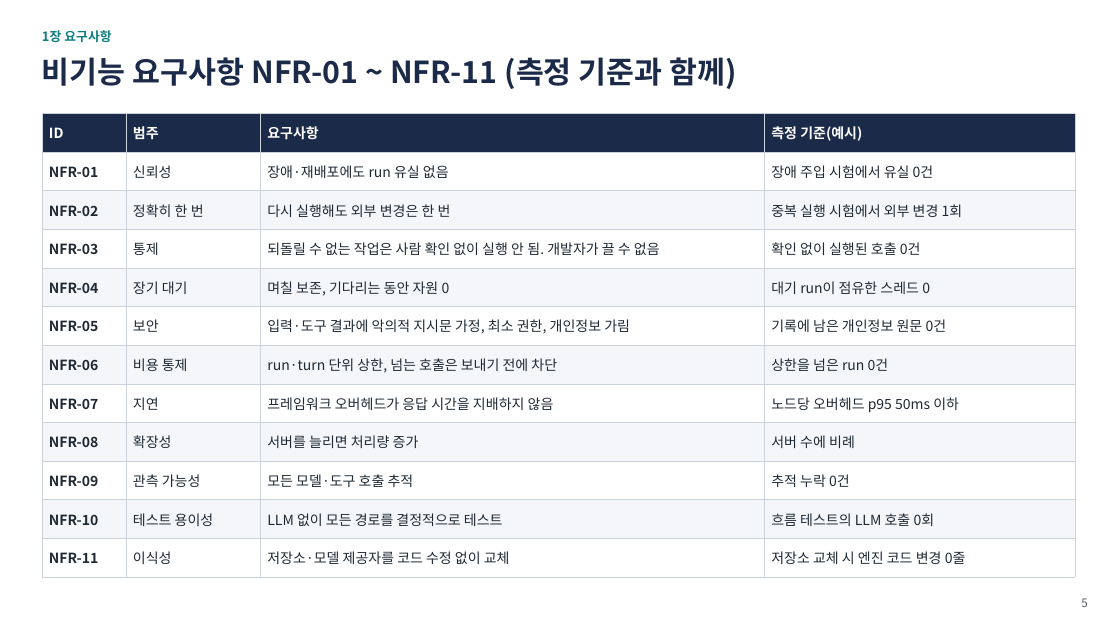
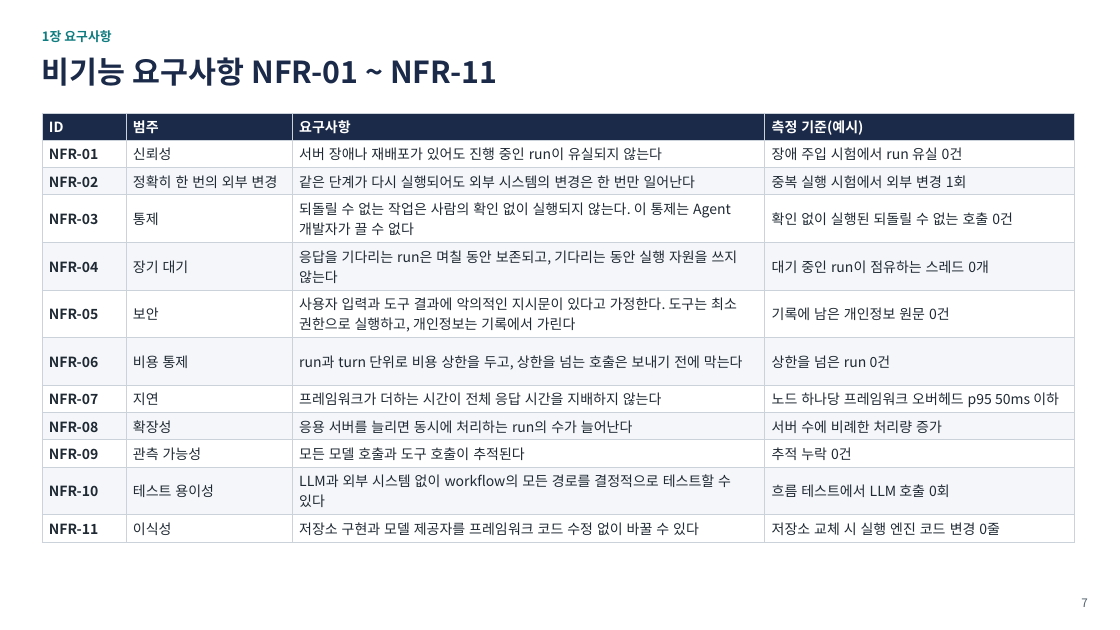
Before and after one commit to iwindfree/ai-agent-framework-architecture, a slide deck: slide 7 of AI_Agent_Workflow_Framework_Summary.pptx (slide 5 before the commit). Drawn at 1120x630 pixels with LibreOffice and Linux fonts; fonts in the diff are those of the drawing. Boxes give left, top, right and bottom in pixels: in the first picture for what was removed or moved away, otherwise in the second. Text is boxed around its words. In the diff, an @@ line names an element or a change of style, - is before the commit and + after.

```diff
--- a/AI_Agent_Workflow_Framework_Summary.pptx
+++ b/AI_Agent_Workflow_Framework_Summary.pptx
@@ text at (x1=42, y1=57, x2=497, y2=86): text changed @@
-비기능 요구사항 NFR-01 ~ NFR-11 (측정 기준과 함께)
+비기능 요구사항 NFR-01 ~ NFR-11
@@ table at (x1=42, y1=113, x2=1075, y2=539) @@
-row 2, column 3: 장애·재배포에도 run 유실 없음
+row 2, column 3: 서버 장애나 재배포가 있어도 진행 중인 run이 유실되지 않는다
-row 2, column 4: 장애 주입 시험에서 유실 0건
+row 2, column 4: 장애 주입 시험에서 run 유실 0건
-row 3, column 2: 정확히 한 번
+row 3, column 2: 정확히 한 번의 외부 변경
-row 3, column 3: 다시 실행해도 외부 변경은 한 번
+row 3, column 3: 같은 단계가 다시 실행되어도 외부 시스템의 변경은 한 번만 일어난다
-row 4, column 3: 되돌릴 수 없는 작업은 사람 확인 없이 실행 안 됨. 개발자가 끌 수 없음
+row 4, column 3: 되돌릴 수 없는 작업은 사람의 확인 없이 실행되지 않는다. 이 통제는 Agent 개발자가 끌 수 없다
-row 4, column 4: 확인 없이 실행된 호출 0건
+row 4, column 4: 확인 없이 실행된 되돌릴 수 없는 호출 0건
-row 5, column 3: 며칠 보존, 기다리는 동안 자원 0
+row 5, column 3: 응답을 기다리는 run은 며칠 동안 보존되고, 기다리는 동안 실행 자원을 쓰지 않는다
-row 5, column 4: 대기 run이 점유한 스레드 0
+row 5, column 4: 대기 중인 run이 점유하는 스레드 0개
-row 6, column 3: 입력·도구 결과에 악의적 지시문 가정, 최소 권한, 개인정보 가림
+row 6, column 3: 사용자 입력과 도구 결과에 악의적인 지시문이 있다고 가정한다. 도구는 최소 권한으로 실행하고, 개인정보는 기록에서 가린다
-row 7, column 3: run·turn 단위 상한, 넘는 호출은 보내기 전에 차단
+row 7, column 3: run과 turn 단위로 비용 상한을 두고, 상한을 넘는 호출은 보내기 전에 막는다
-row 8, column 3: 프레임워크 오버헤드가 응답 시간을 지배하지 않음
+row 8, column 3: 프레임워크가 더하는 시간이 전체 응답 시간을 지배하지 않는다
-row 8, column 4: 노드당 오버헤드 p95 50ms 이하
+row 8, column 4: 노드 하나당 프레임워크 오버헤드 p95 50ms 이하
-row 9, column 3: 서버를 늘리면 처리량 증가
+row 9, column 3: 응용 서버를 늘리면 동시에 처리하는 run의 수가 늘어난다
-row 9, column 4: 서버 수에 비례
+row 9, column 4: 서버 수에 비례한 처리량 증가
-row 10, column 3: 모든 모델·도구 호출 추적
+row 10, column 3: 모든 모델 호출과 도구 호출이 추적된다
-row 11, column 3: LLM 없이 모든 경로를 결정적으로 테스트
+row 11, column 3: LLM과 외부 시스템 없이 workflow의 모든 경로를 결정적으로 테스트할 수 있다
-row 11, column 4: 흐름 테스트의 LLM 호출 0회
+row 11, column 4: 흐름 테스트에서 LLM 호출 0회
-row 12, column 3: 저장소·모델 제공자를 코드 수정 없이 교체
+row 12, column 3: 저장소 구현과 모델 제공자를 프레임워크 코드 수정 없이 바꿀 수 있다
-row 12, column 4: 저장소 교체 시 엔진 코드 변경 0줄
+row 12, column 4: 저장소 교체 시 실행 엔진 코드 변경 0줄
@@ page number at (x1=1081, y1=598, x2=1087, y2=607): text changed @@
-5
+7
```
Also in this commit, not shown: 3 other slides changed, 2 slides added.
